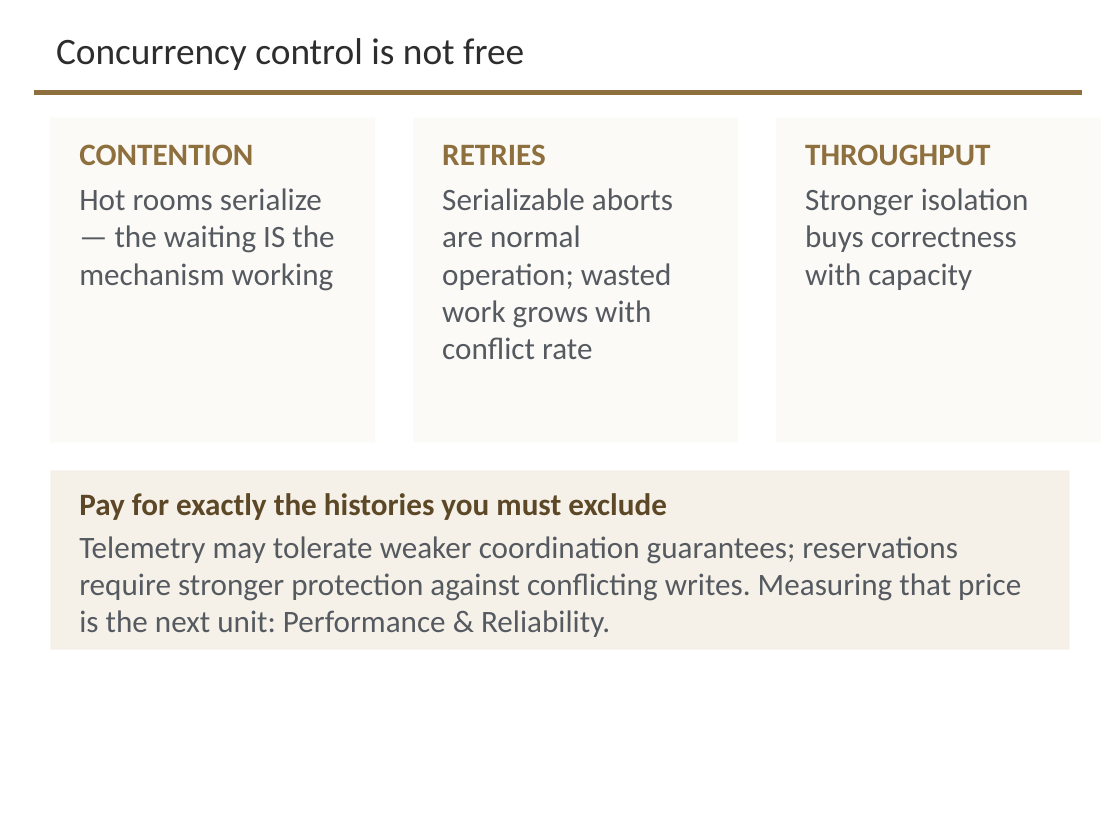
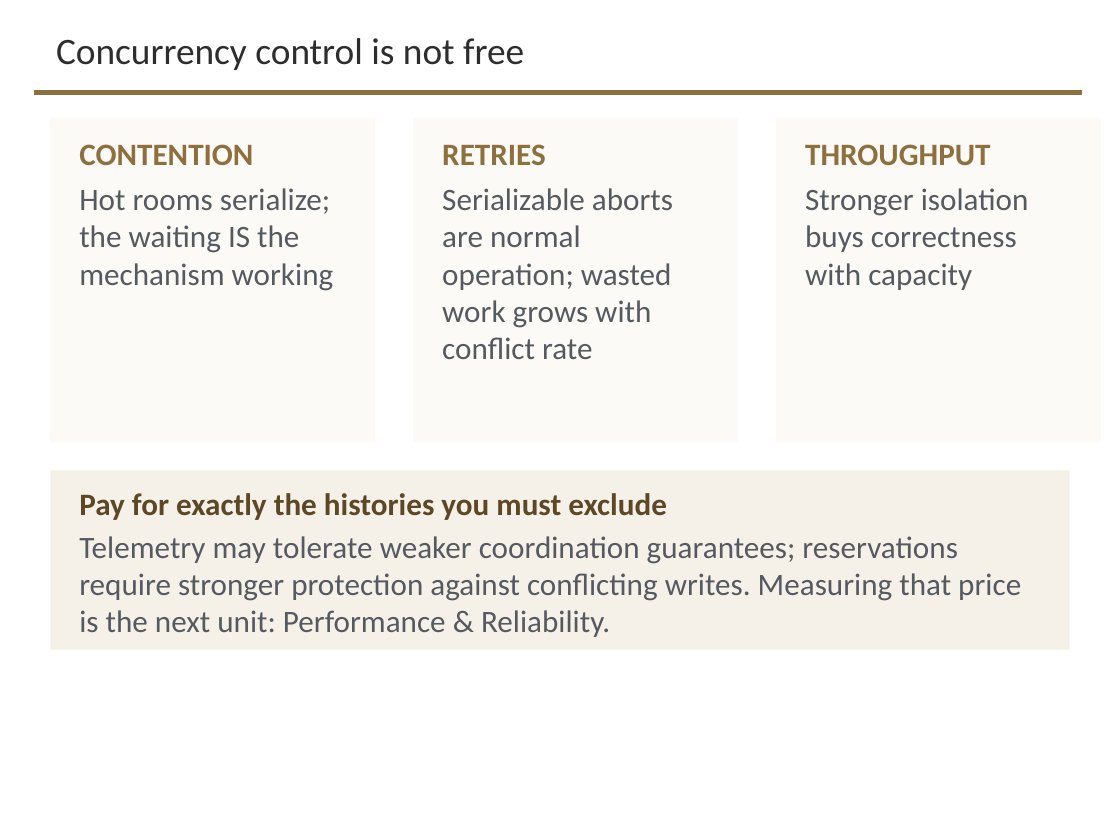
Before and after one commit to davisjam/model-based-agentic-software-engineering, a slide deck: slide 25 of course/lectures/act-3-software-in-the-world/02-compute-environments-and-data-management/3-2-Data-Management.pptx. Drawn at 1120x840 pixels with LibreOffice and Linux fonts; fonts in the diff are those of the drawing; background and template pictures are left out. Boxes give left, top, right and bottom in pixels: in the first picture for what was removed or moved away, otherwise in the second. Text is boxed around its words. In the diff, an @@ line names an element or a change of style, - is before the commit and + after.

```diff
--- a/course/lectures/act-3-software-in-the-world/02-compute-environments-and-data-management/3-2-Data-Management.pptx
+++ b/course/lectures/act-3-software-in-the-world/02-compute-environments-and-data-management/3-2-Data-Management.pptx
@@ text at box(79, 188, 334, 291): text changed @@
-Hot rooms serialize — the waiting IS the mechanism working
+Hot rooms serialize; the waiting IS the mechanism working
```
Also in this commit, not shown: 13 other slides changed.
